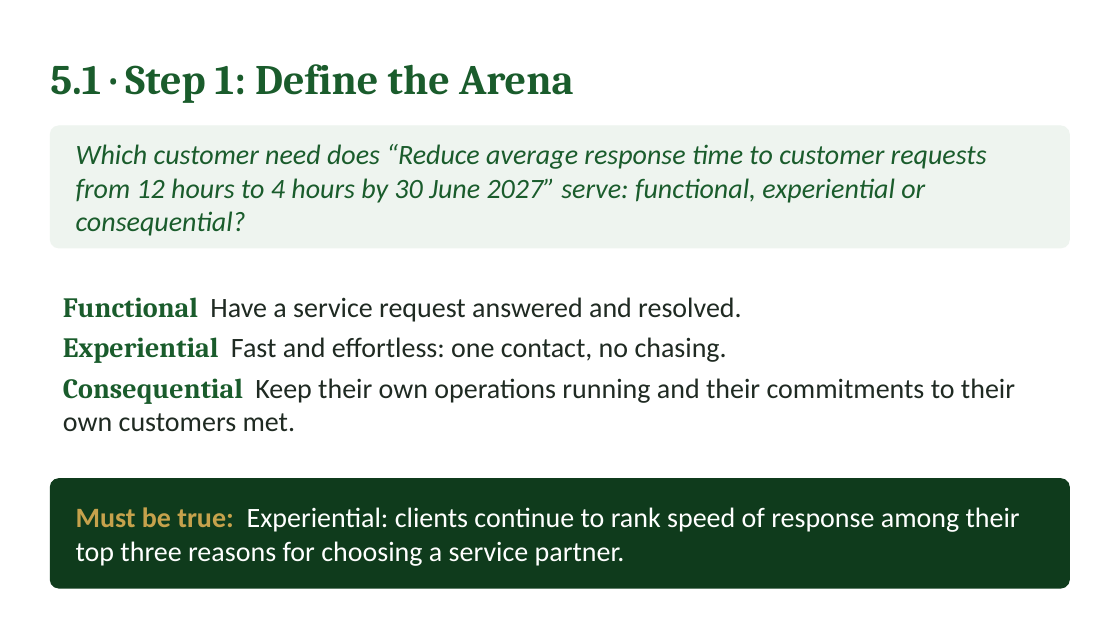
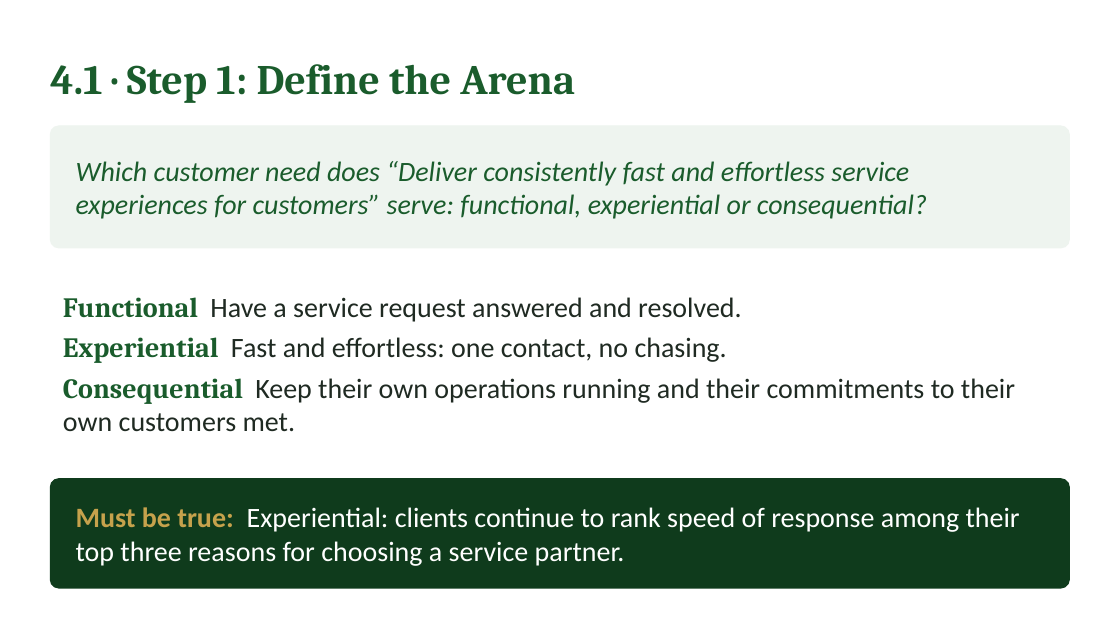
Before and after one commit to IBSL26/ibsl-platform, a slide deck: slide 23 of Claude outputs/Deck upload/Module-2/unit-04.pptx (slide 25 before the commit). Drawn at 1120x630 pixels with LibreOffice and Linux fonts; fonts in the diff are those of the drawing. Boxes give left, top, right and bottom in pixels: in the first picture for what was removed or moved away, otherwise in the second. Text is boxed around its words. In the diff, an @@ line names an element or a change of style, - is before the commit and + after.

```diff
--- a/Claude outputs/Deck upload/Module-2/unit-04.pptx
+++ b/Claude outputs/Deck upload/Module-2/unit-04.pptx
@@ text at (x1=50, y1=64, x2=575, y2=103): text changed @@
-5.1 · Step 1: Define the Arena
+4.1 · Step 1: Define the Arena
@@ text at (x1=76, y1=161, x2=927, y2=219): text changed @@
-Which customer need does “Reduce average response time to customer requests from 12 hours to 4 hours by 30 June 2027” serve: functional, experiential or consequential?
+Which customer need does “Deliver consistently fast and effortless service experiences for customers” serve: functional, experiential or consequential?
```
Also in this commit, not shown: 10 other slides changed, 40 other files.
